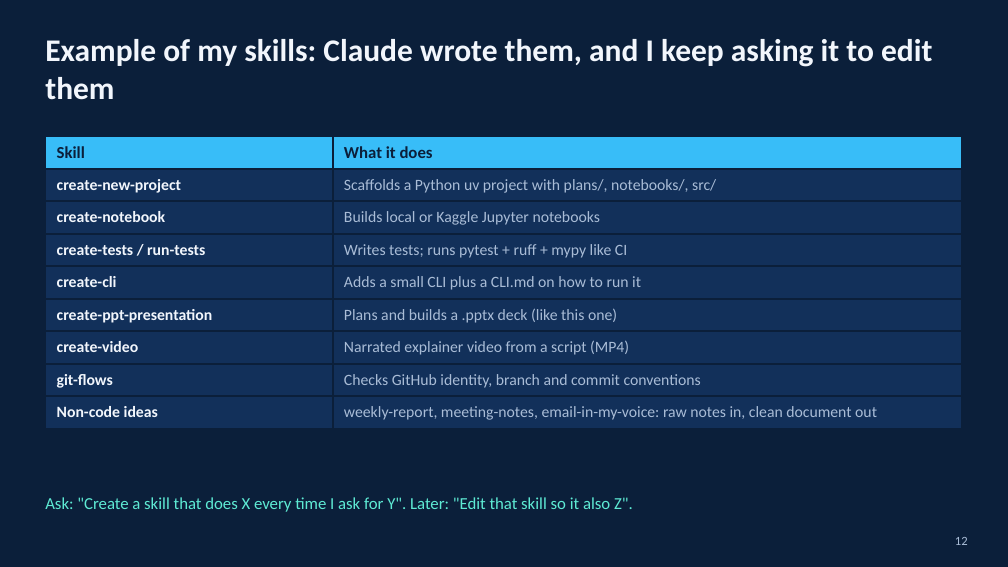
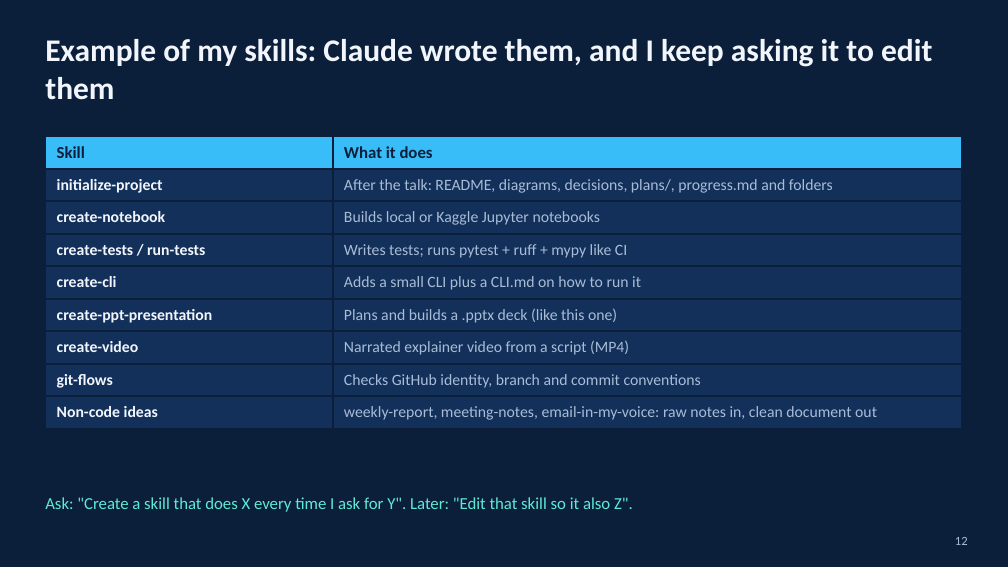
Before and after one commit to HinePo/ai-agent-learning-path, a slide deck: slide 12 of resources/claude_code_vscode_tricks.pptx. Drawn at 1008x567 pixels with LibreOffice and Linux fonts; fonts in the diff are those of the drawing. Boxes give left, top, right and bottom in pixels: in the first picture for what was removed or moved away, otherwise in the second. Text is boxed around its words. In the diff, an @@ line names an element or a change of style, - is before the commit and + after.

```diff
--- a/resources/claude_code_vscode_tricks.pptx
+++ b/resources/claude_code_vscode_tricks.pptx
@@ table at <box>45,136,963,429</box> @@
-row 2, column 1: create-new-project
+row 2, column 1: initialize-project
-row 2, column 2: Scaffolds a Python uv project with plans/, notebooks/, src/
+row 2, column 2: After the talk: README, diagrams, decisions, plans/, progress.md and folders
```
Also in this commit, not shown: 5 other slides changed, 1 slide added, 1 other file.
